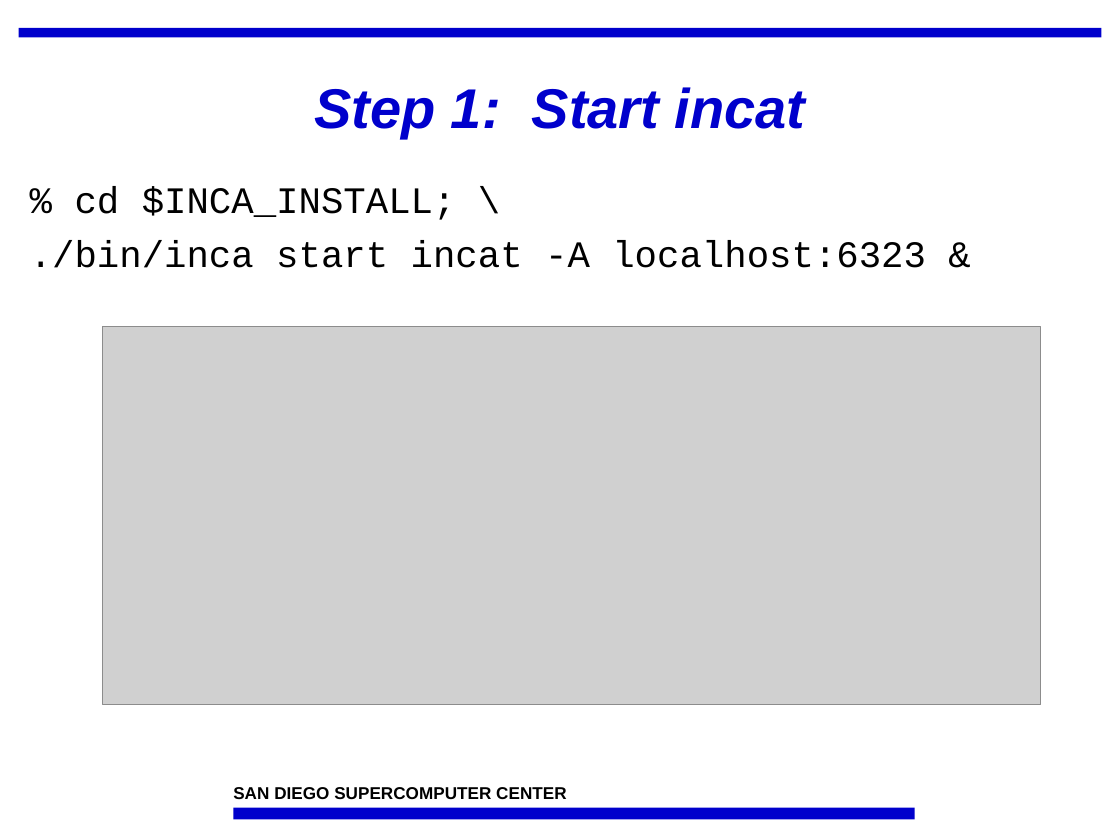
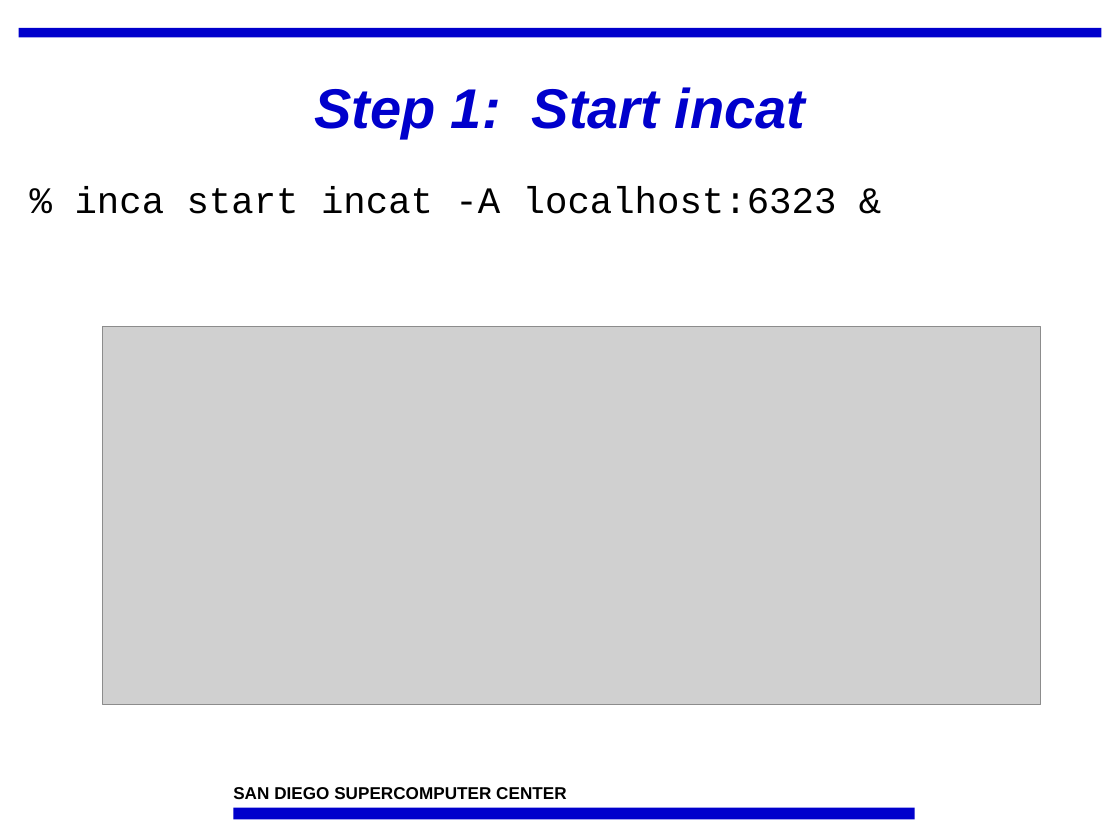
Before and after one commit to IncaProject/inca-xsede, a slide deck: slide 3 of talks/feb-06-workshop/deploy2.ppt. Drawn at 1120x840 pixels with LibreOffice and Linux fonts; fonts in the diff are those of the drawing; grey boxes stand for pictures; background and template pictures are left out. Boxes give left, top, right and bottom in pixels: in the first picture for what was removed or moved away, otherwise in the second. Text is boxed around its words. In the diff, an @@ line names an element or a change of style, - is before the commit and + after.

```diff
--- a/talks/feb-06-workshop/deploy2.ppt
+++ b/talks/feb-06-workshop/deploy2.ppt
@@ text at [75, 187, 837, 214]: text changed @@
-% cd $INCA_INSTALL; \
-./bin/inca start incat -A localhost:6323 &
+% inca start incat -A localhost:6323 &
```
Also in this commit, not shown: 6 other slides changed.
